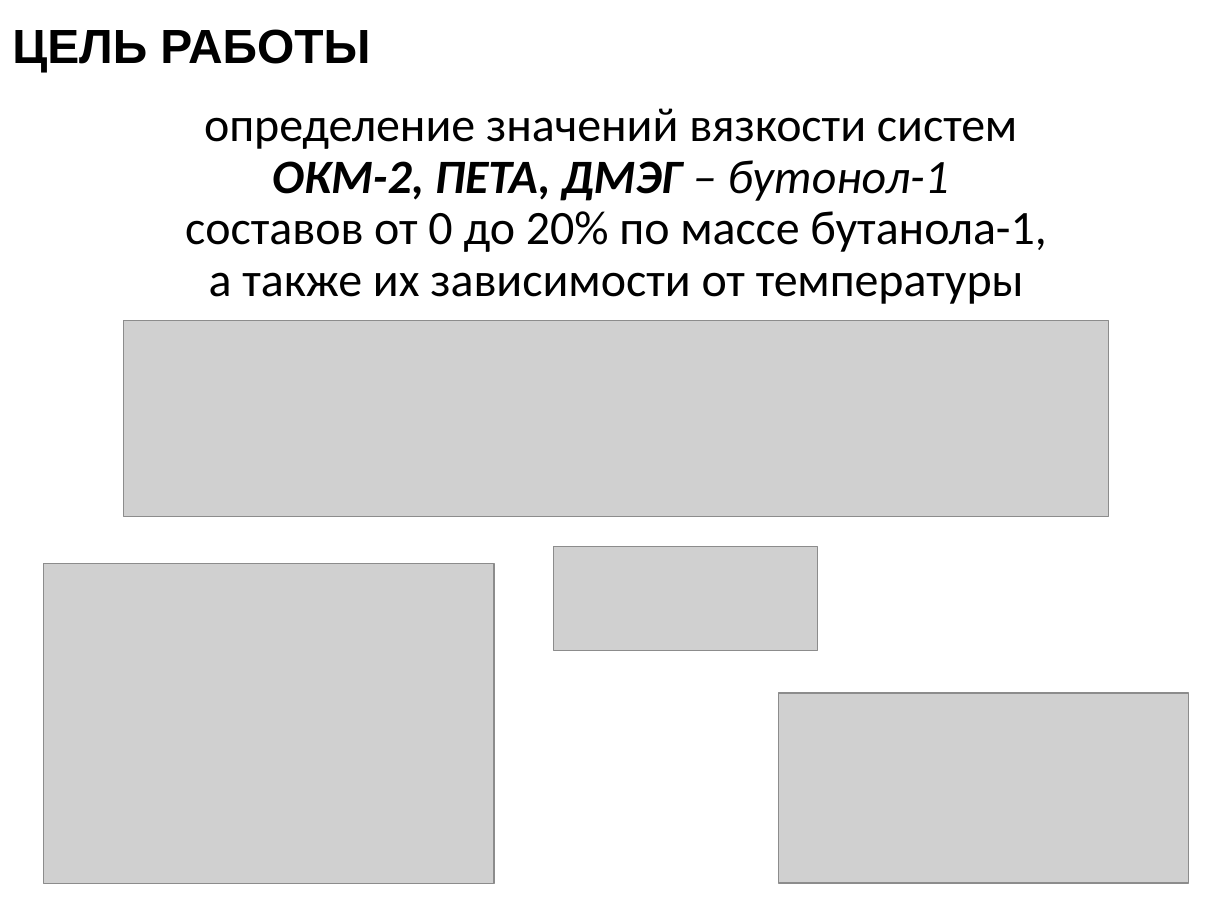
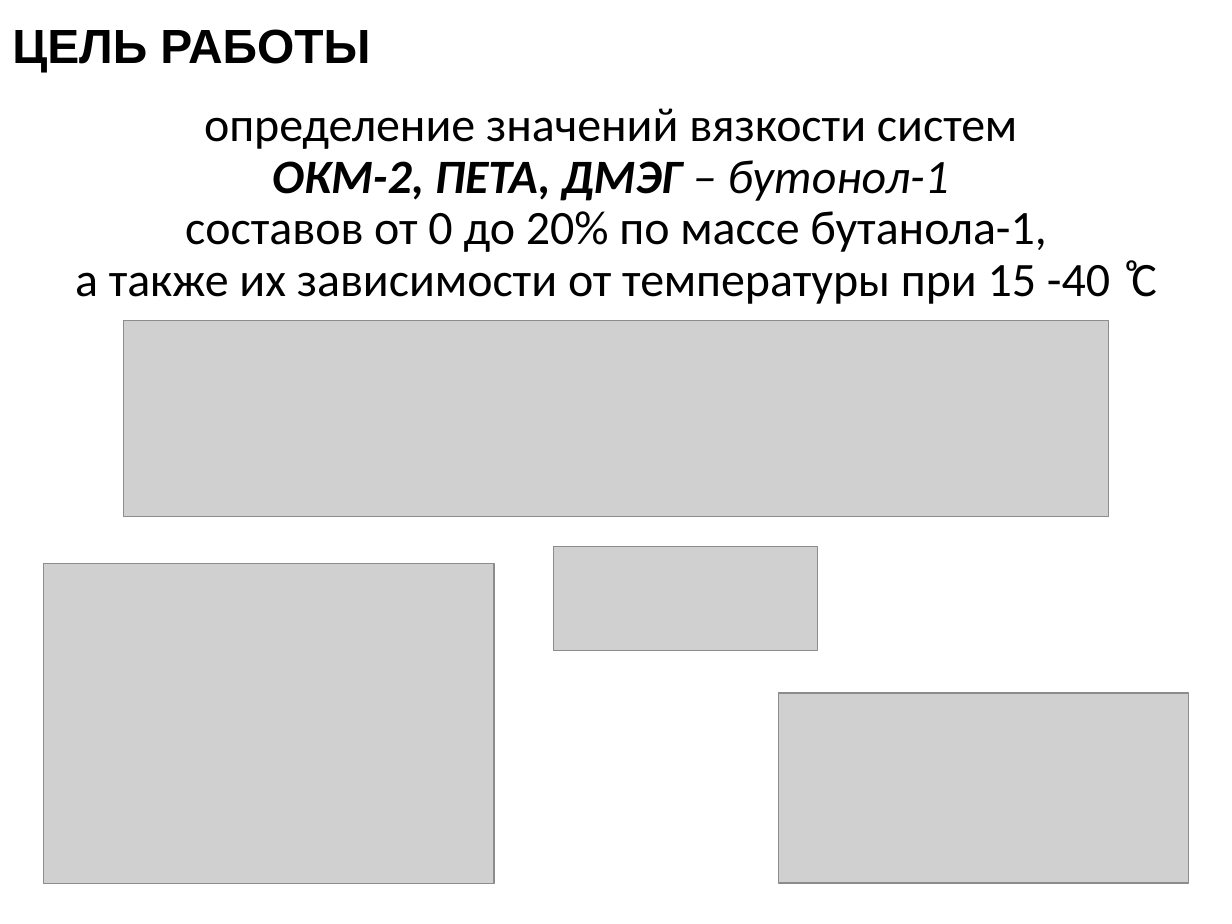
Before and after one commit to EnglishBeach/Diplom-work, a slide deck: slide 2 of Статья/Презентация.pptx. Drawn at 1232x924 pixels with LibreOffice and Linux fonts; fonts in the diff are those of the drawing; grey boxes stand for pictures. Boxes give left, top, right and bottom in pixels: in the first picture for what was removed or moved away, otherwise in the second. Text is boxed around its words. In the diff, an @@ line names an element or a change of style, - is before the commit and + after.

```diff
--- a/Статья/Презентация.pptx
+++ b/Статья/Презентация.pptx
@@ text at bbox=[75, 108, 1157, 304]: text changed @@
-определение значений вязкости систем
-ОКМ-2, ПETA, ДМЭГ – бутонол-1
-составов от 0 до 20% по массе бутанола-1,
-а также их зависимости от температуры
+определение значений вязкости систем
+ОКМ-2, ПETA, ДМЭГ – бутонол-1
+составов от 0 до 20% по массе бутанола-1,
+а также их зависимости от температуры при 15 -40 ͦС
```
Also in this commit, not shown: 5 other slides changed, 2 other files.
